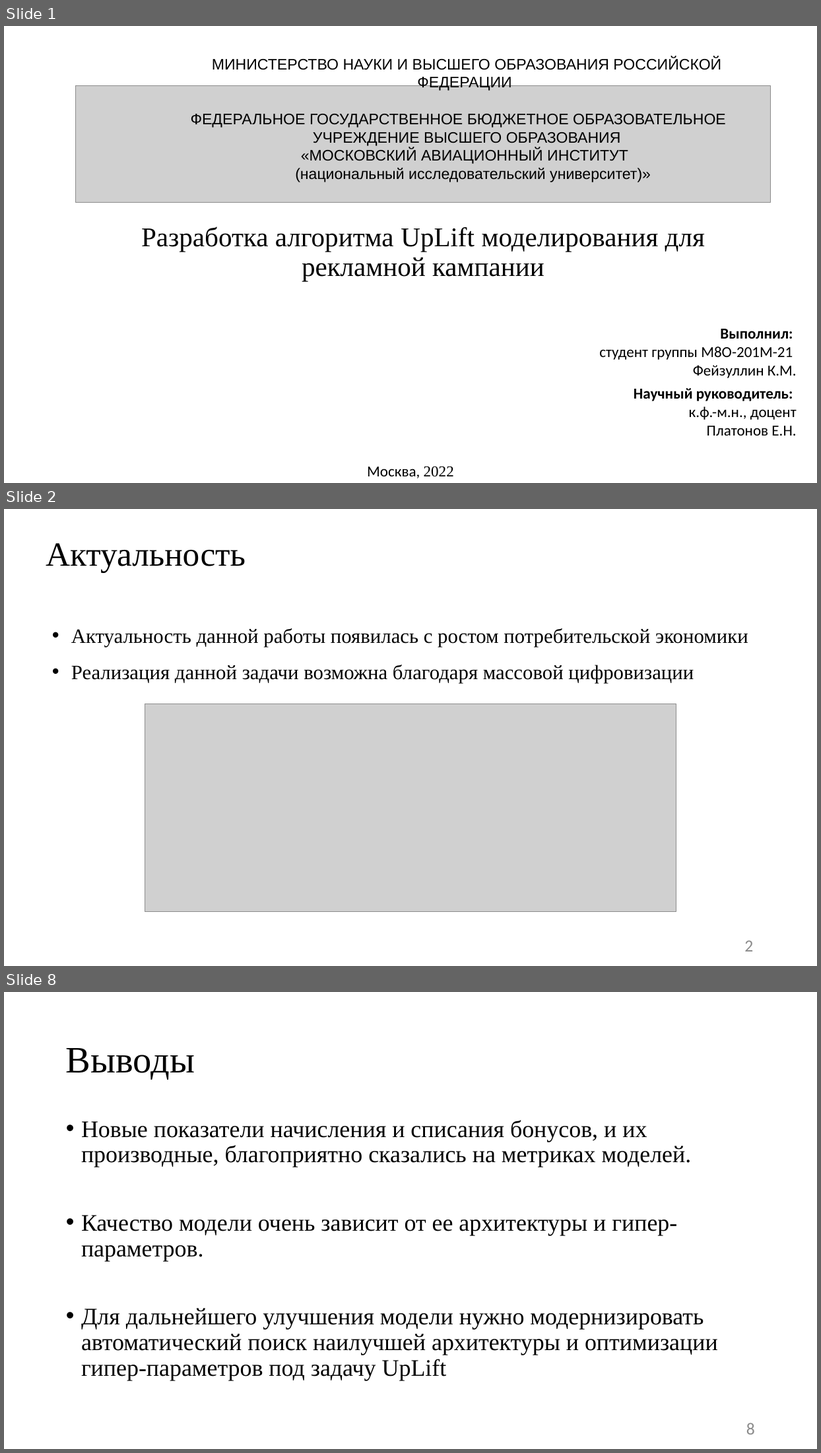
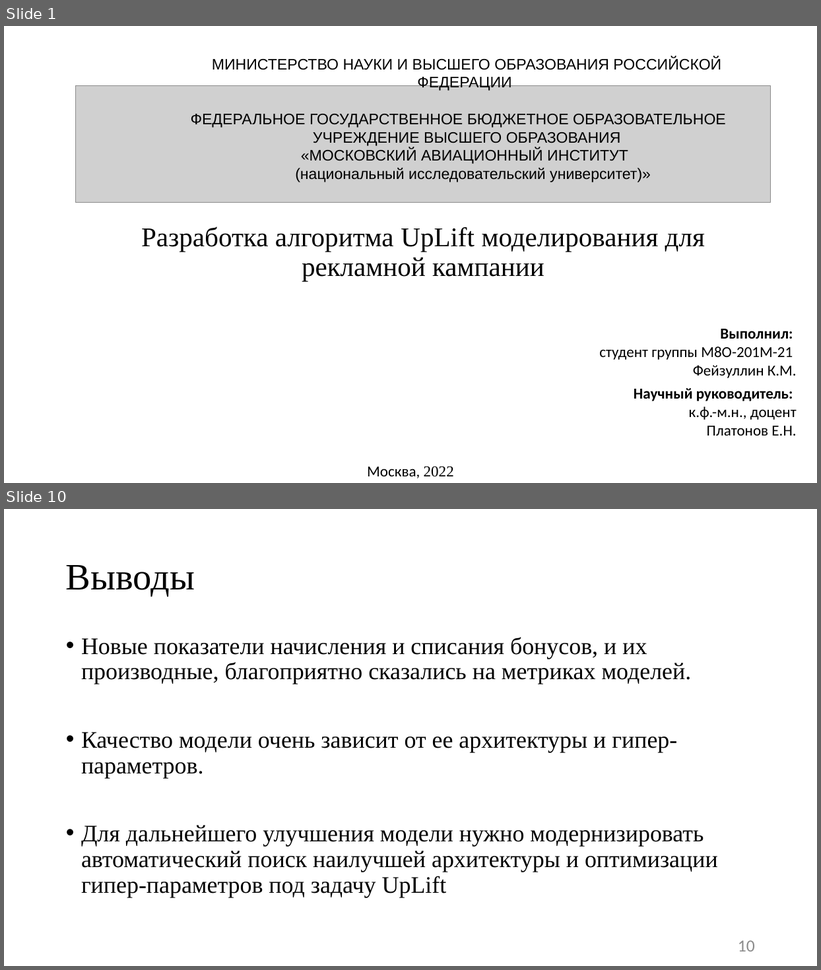
Before and after one commit to JacKira/MastersDegree, a slide deck: Отчет_4_сем/Презентация Фейзуллин 201.pptx. Shown one above the other, each under a label of ours: slides 1, 2 and 8 before the commit, slides 1 and 10 after it; the slides between them are not shown. The pictures are 821x1453 and 821x970 pixels, drawn with LibreOffice and Linux fonts; fonts in the diff are those of the drawing; grey boxes stand for pictures. Boxes give left, top, right and bottom in pixels: in the first picture for what was removed or moved away, otherwise in the second. Text is boxed around its words. In the diff, an @@ line names an element or a change of style, - is before the commit and + after.

```diff
--- a/Отчет_4_сем/Презентация Фейзуллин 201.pptx
+++ b/Отчет_4_сем/Презентация Фейзуллин 201.pptx
@@ slide 2 removed at bbox=[4, 509, 817, 966], background #FFFFFF @@
@@ title removed at bbox=[46, 543, 246, 573] @@
-Актуальность
@@ text removed at bbox=[71, 628, 748, 683] @@
-• Актуальность данной работы появилась с ростом потребительской экономики
-• Реализация данной задачи возможна благодаря массовой цифровизации
@@ picture removed at bbox=[145, 704, 677, 912] @@
@@ page number removed at bbox=[745, 941, 753, 952] @@
-2
@@ what was slide 8 is now slide 10 @@
@@ page number at bbox=[738, 941, 755, 952]: text changed @@
-8
+10
```
Also in this commit, not shown: 5 slides changed, 3 slides added, 3 other files.
